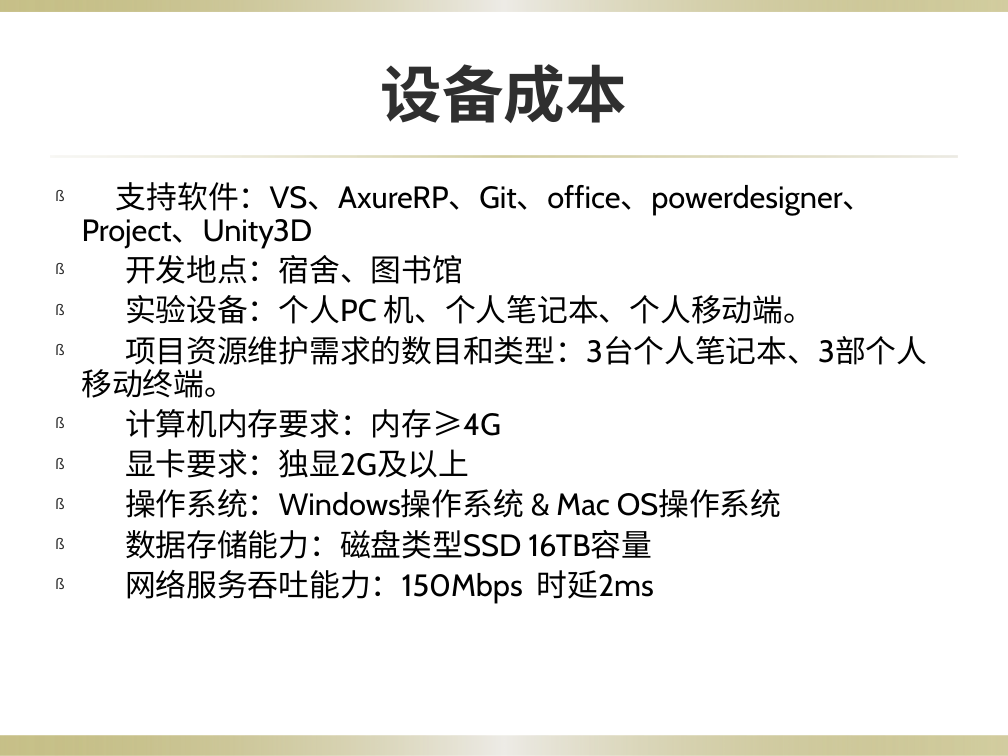
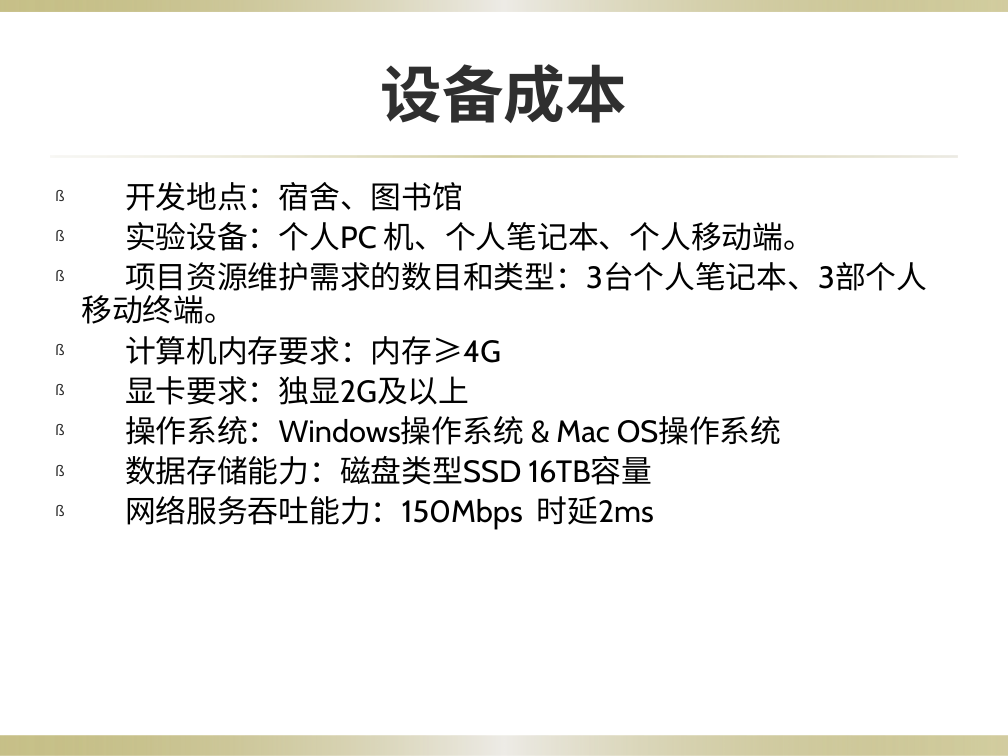
Before and after one commit to 3d-fishing/3D-app, a slide deck: slide 17 of 项目计划.pptx (slide 15 before the commit). Drawn at 1008x756 pixels with LibreOffice and Linux fonts; fonts in the diff are those of the drawing; background and template pictures are left out. Boxes give left, top, right and bottom in pixels: in the first picture for what was removed or moved away, otherwise in the second. Text is boxed around its words. In the diff, an @@ line names an element or a change of style, - is before the commit and + after.

```diff
--- a/项目计划.pptx
+++ b/项目计划.pptx
@@ text at (82,182,874,248): paragraph removed @@
-ß 支持软件：VS、AxureRP、Git、office、powerdesigner、Project、Unity3D
```
Also in this commit, not shown: 6 other slides changed, 3 slides added, 1 slide removed, 1 other file.
